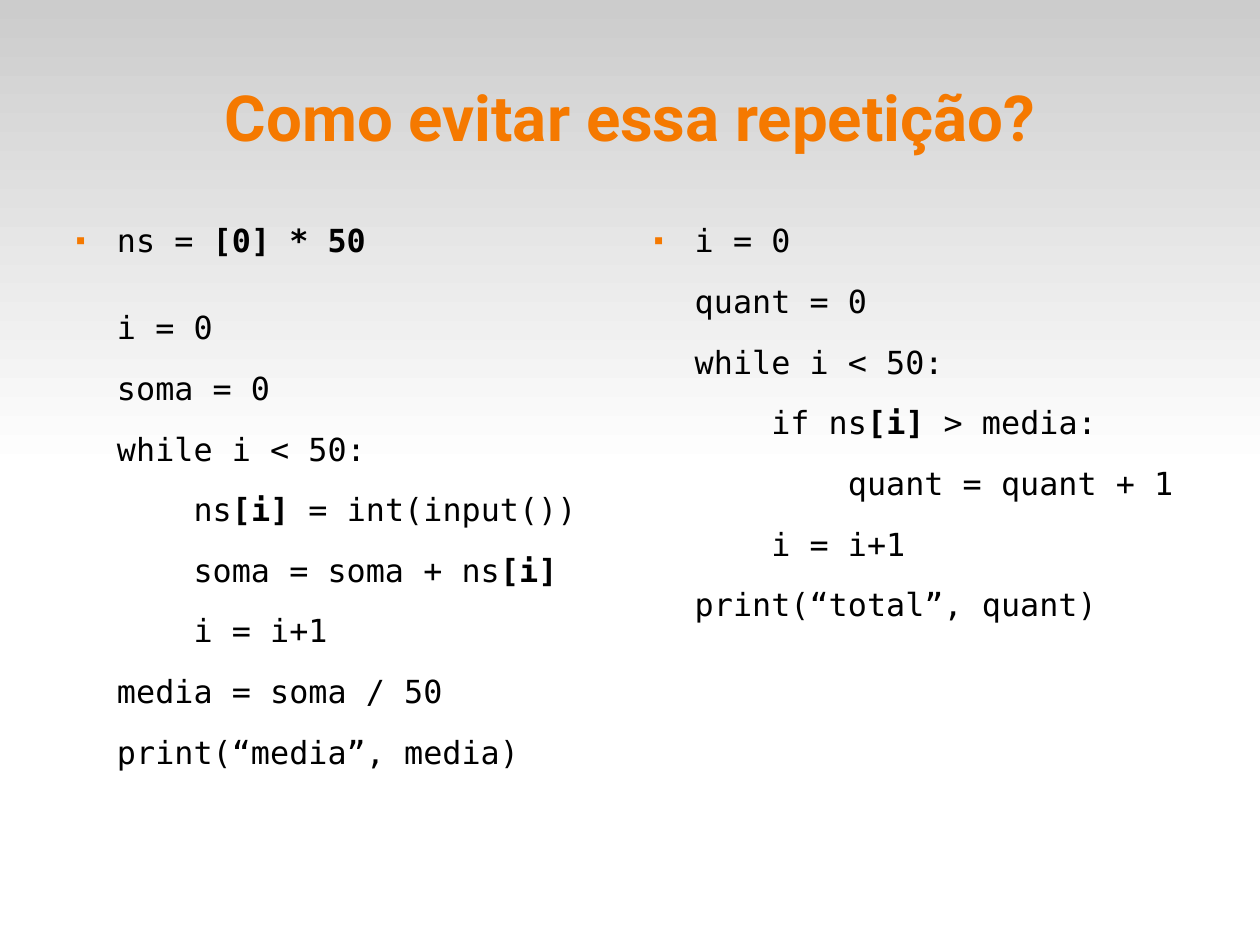
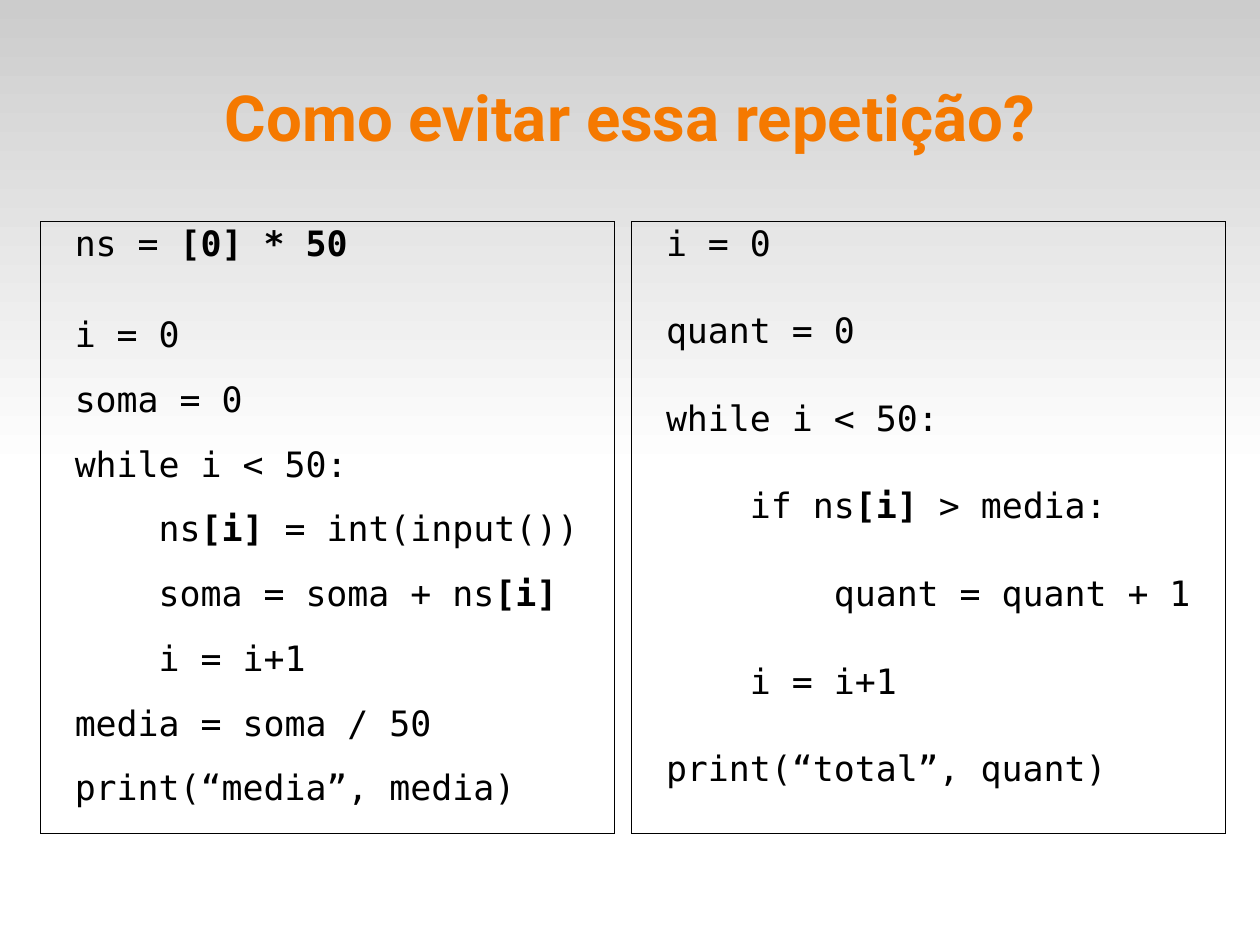
Before and after one commit to fsantanna-uerj/IPD, a slide deck: slide 6 of slides/ipd-05-listas.odp (slide 5 before the commit). Drawn at 1260x945 pixels with LibreOffice and Linux fonts; fonts in the diff are those of the drawing. Boxes give left, top, right and bottom in pixels: in the first picture for what was removed or moved away, otherwise in the second. Text is boxed around its words. In the diff, an @@ line names an element or a change of style, - is before the commit and + after.

```diff
--- a/slides/ipd-05-listas.odp
+++ b/slides/ipd-05-listas.odp
@@ text "ns = [0] * 50": place and size @@
-text "ns = [0] * 50" at (117, 228, 577, 771)
+text "ns = [0] * 50" at (40, 221, 614, 845)
@@ text "ns = [0] * 50" at (40, 221, 614, 845): size 20 to 22 pt; bullet ■ to none; indent changed; outline none to #000000 0 pt @@
@@ text "i = 0": place and size @@
-text "i = 0" at (695, 228, 1173, 623)
+text "i = 0" at (632, 222, 1226, 846)
@@ text "i = 0" at (632, 222, 1226, 846): size 20 to 22 pt; bullet ■ to none; more space between paragraphs; indent changed; outline none to #000000 0 pt @@
```
Also in this commit, not shown: 3 other slides changed, 4 slides added, 5 slides removed, 12 other files.
